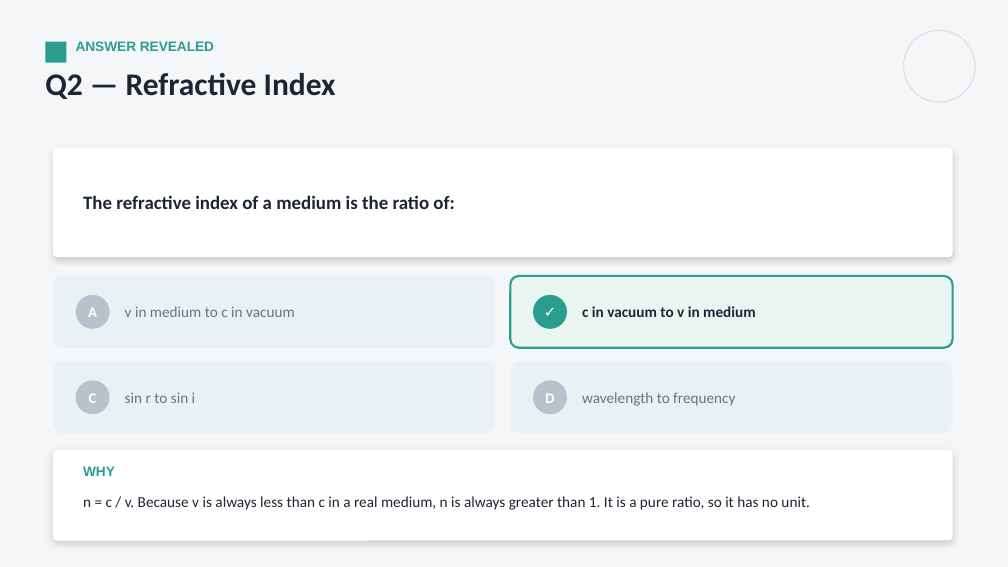
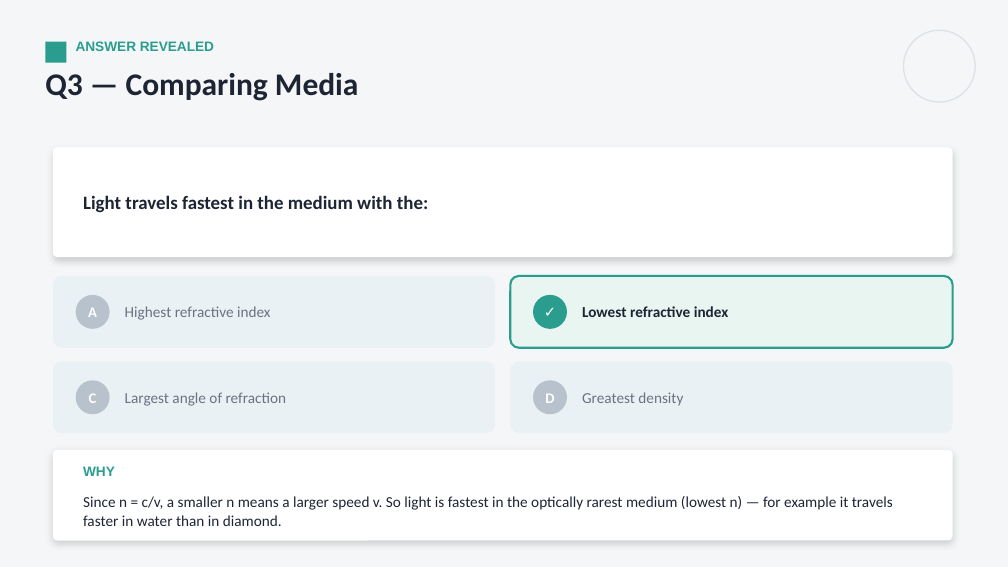
Before and after one commit to parmeshwars2911/MyFirstAR, a slide deck: slide 19 of ppt/Grade10/G10_S34_Refraction_at_Plane_Surfaces_1.pptx (slide 17 before the commit). Drawn at 1008x567 pixels with LibreOffice and Linux fonts; fonts in the diff are those of the drawing. Boxes give left, top, right and bottom in pixels: in the first picture for what was removed or moved away, otherwise in the second. Text is boxed around its words. In the diff, an @@ line names an element or a change of style, - is before the commit and + after.

```diff
--- a/ppt/Grade10/G10_S34_Refraction_at_Plane_Surfaces_1.pptx
+++ b/ppt/Grade10/G10_S34_Refraction_at_Plane_Surfaces_1.pptx
@@ text at (x1=45, y1=73, x2=358, y2=101): text changed @@
-Q2 — Refractive Index
+Q3 — Comparing Media
@@ text at (x1=83, y1=195, x2=428, y2=212): text changed @@
-The refractive index of a medium is the ratio of:
+Light travels fastest in the medium with the:
@@ text at (x1=125, y1=306, x2=270, y2=320): text changed @@
-v in medium to c in vacuum
+Highest refractive index
@@ text at (x1=582, y1=306, x2=729, y2=317): text changed @@
-c in vacuum to v in medium
+Lowest refractive index
@@ text at (x1=125, y1=392, x2=287, y2=406): text changed @@
-sin r to sin i
+Largest angle of refraction
@@ text at (x1=582, y1=392, x2=683, y2=406): text changed @@
-wavelength to frequency
+Greatest density
@@ text at (x1=83, y1=496, x2=893, y2=526): text changed @@
-n = c / v. Because v is always less than c in a real medium, n is always greater than 1. It is a pure ratio, so it has no unit.
+Since n = c/v, a smaller n means a larger speed v. So light is fastest in the optically rarest medium (lowest n) — for example it travels faster in water than in diamond.
```
Also in this commit, not shown: 10 other slides changed, 1 slide added, 1 slide removed, 14 other files.
